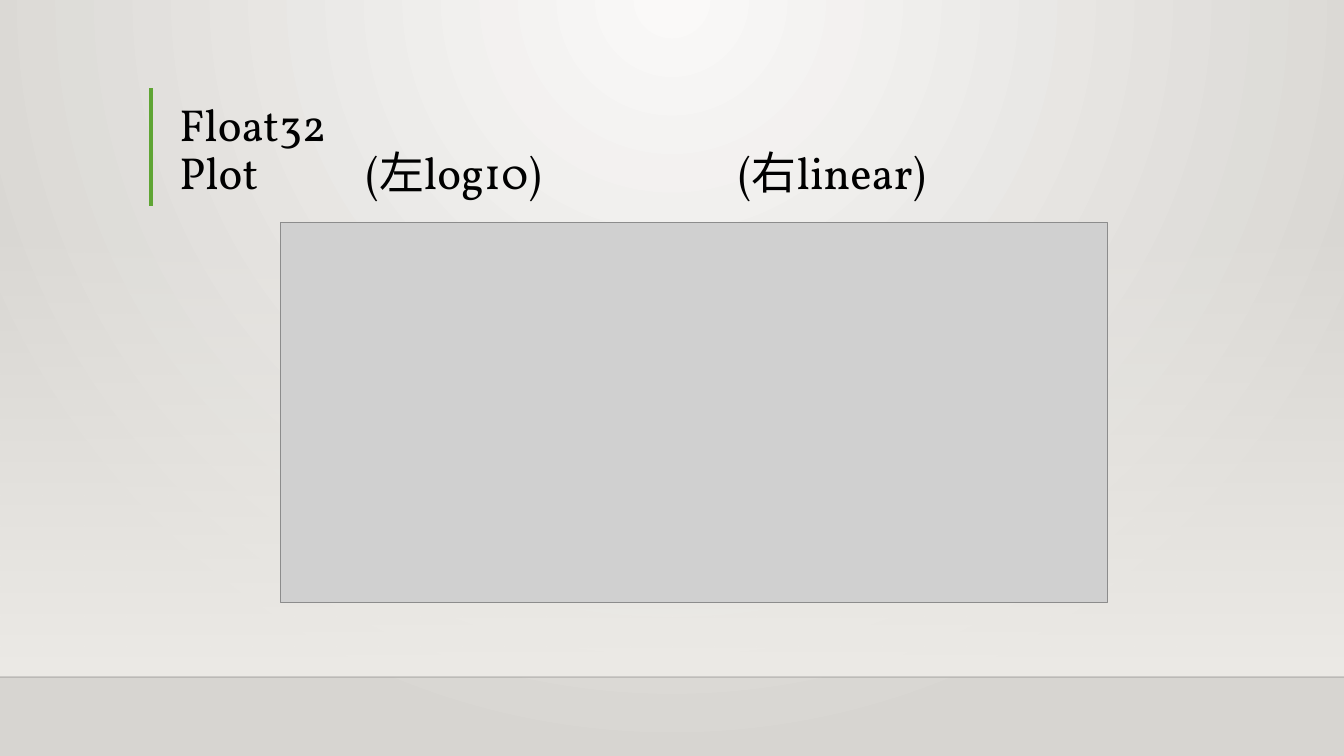
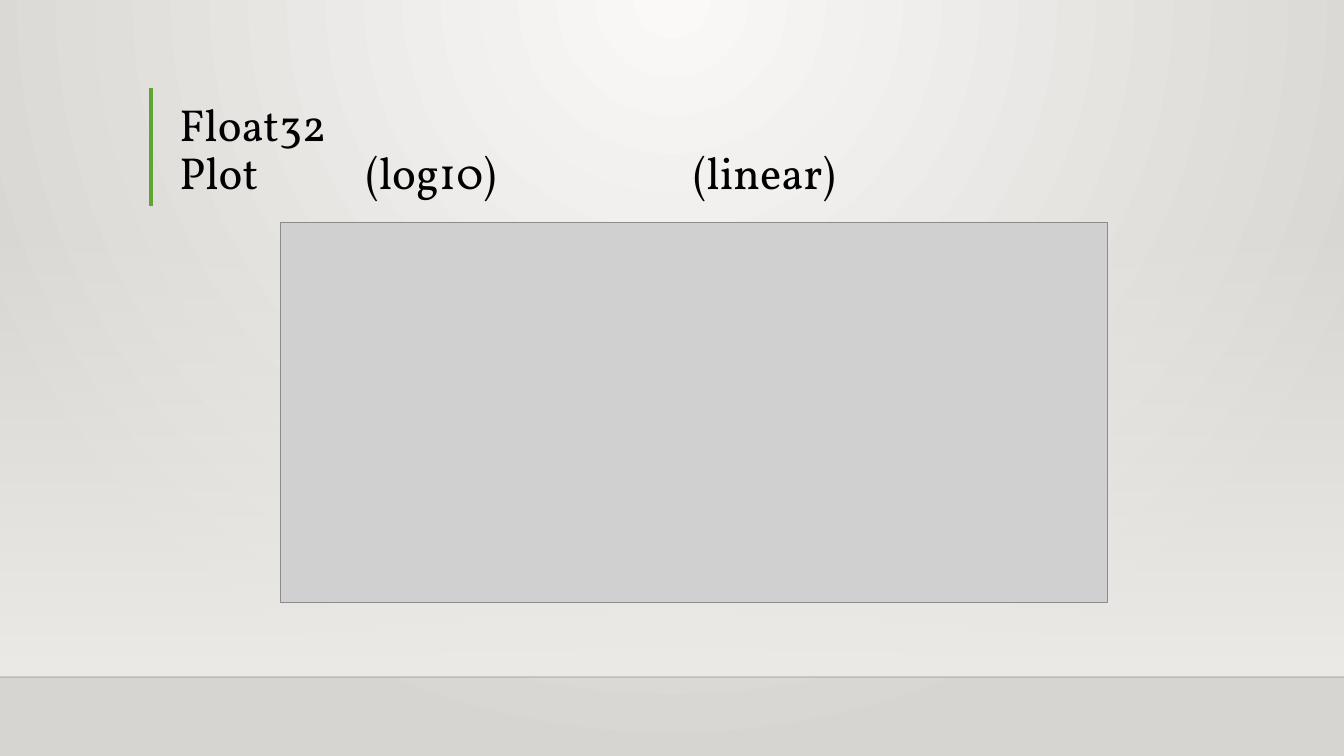
Before and after one commit to OuYangMinOa/Computing-Physic, a slide deck: slide 4 of ex1/計算物理.pptx. Drawn at 1344x756 pixels with LibreOffice and Linux fonts; fonts in the diff are those of the drawing; grey boxes stand for pictures; background and template pictures are left out. Boxes give left, top, right and bottom in pixels: in the first picture for what was removed or moved away, otherwise in the second. Text is boxed around its words. In the diff, an @@ line names an element or a change of style, - is before the commit and + after.

```diff
--- a/ex1/計算物理.pptx
+++ b/ex1/計算物理.pptx
@@ title at box(179, 109, 835, 201): text changed @@
-Float32
-Plot (左log10) (右linear)
+Float32
+Plot (log10) (linear)
```
Also in this commit, not shown: 2 other slides changed, 1 slide added, 45 other files.
